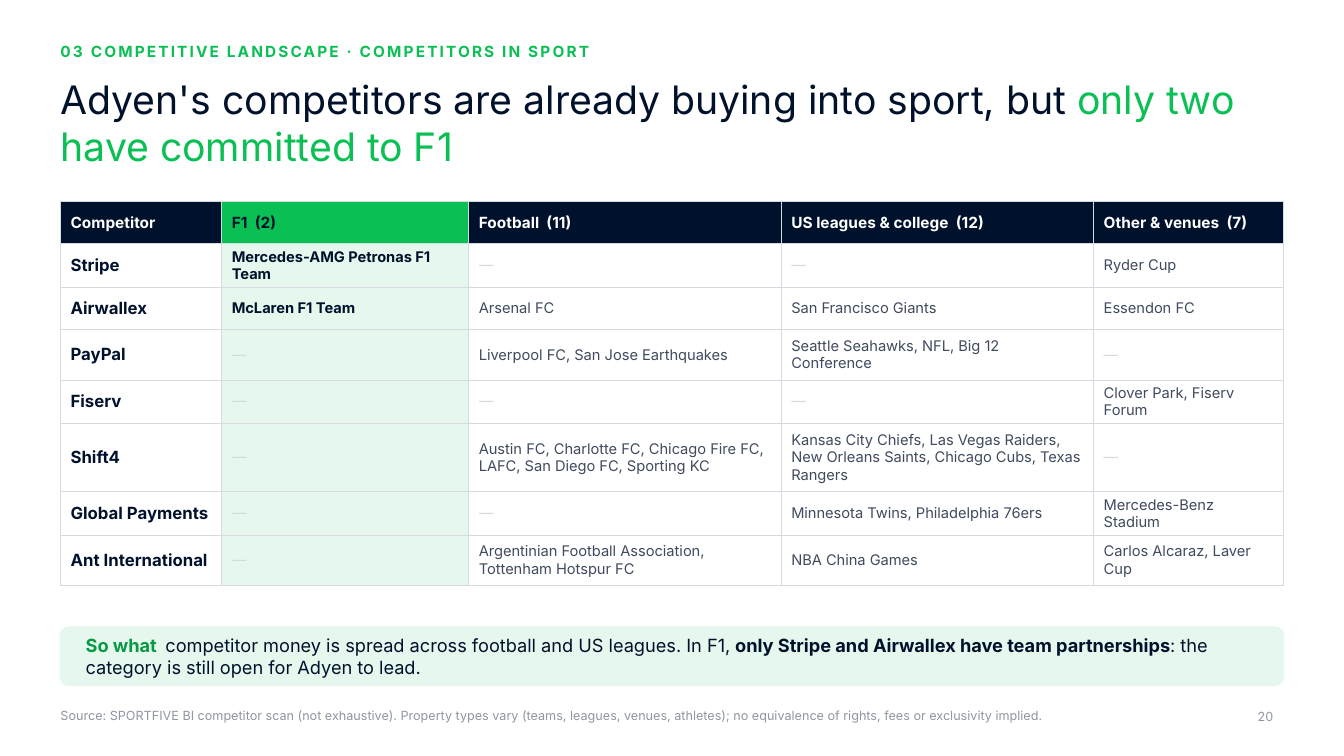
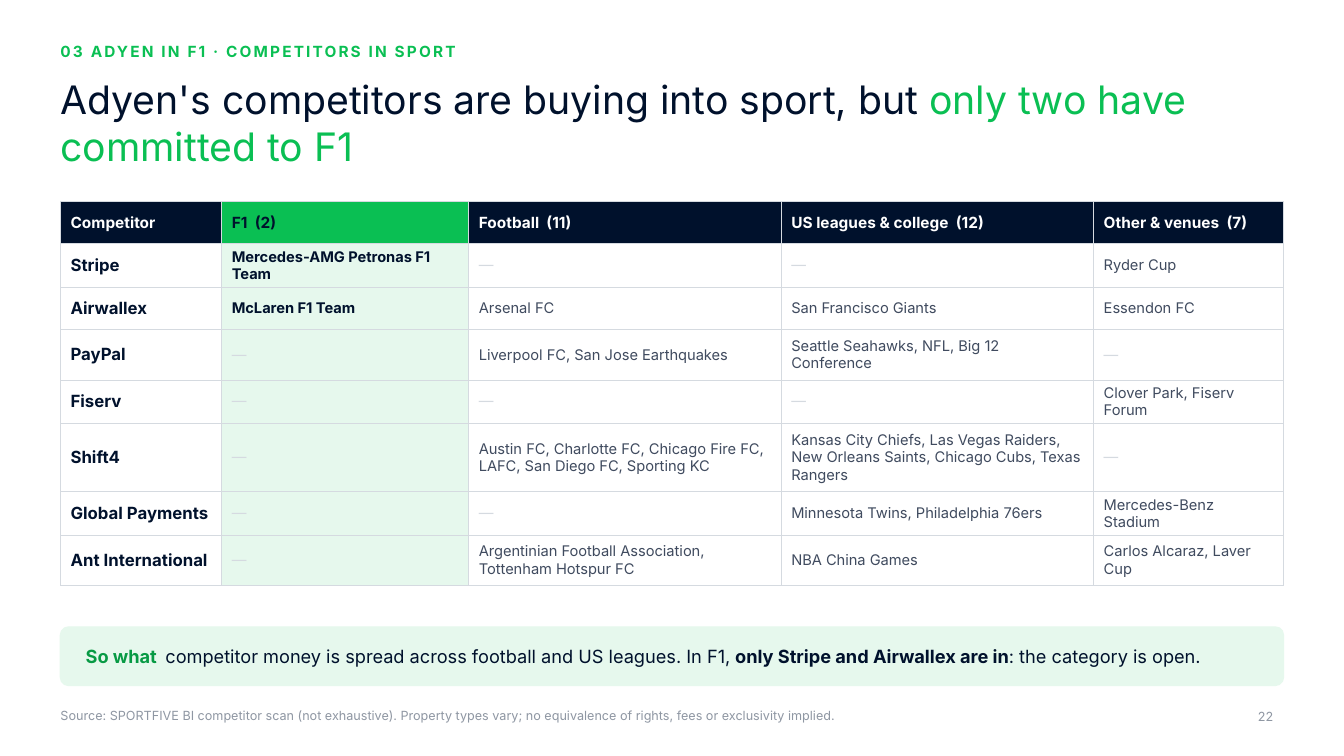
Before and after one commit to rahulgopalan42/rg42, a slide deck: slide 22 of adyen-f1-deck/Adyen x F1 - Chairman deck.pptx (slide 20 before the commit). Drawn at 1344x756 pixels with LibreOffice and Linux fonts; fonts in the diff are those of the drawing; background and template pictures are left out. Boxes give left, top, right and bottom in pixels: in the first picture for what was removed or moved away, otherwise in the second. Text is boxed around its words. In the diff, an @@ line names an element or a change of style, - is before the commit and + after.

```diff
--- a/adyen-f1-deck/Adyen x F1 - Chairman deck.pptx
+++ b/adyen-f1-deck/Adyen x F1 - Chairman deck.pptx
@@ text at (60, 45, 520, 57): text changed @@
-03 COMPETITIVE LANDSCAPE · COMPETITORS IN SPORT
+03 ADYEN IN F1 · COMPETITORS IN SPORT
@@ title at (60, 84, 1187, 162): text changed @@
-Adyen's competitors are already buying into sport, but only two have committed to F1
+Adyen's competitors are buying into sport, but only two have committed to F1
@@ text at (86, 649, 1201, 667): text changed @@
-So what competitor money is spread across football and US leagues. In F1, only Stripe and Airwallex have team partnerships: the category is still open for Adyen to lead.
+So what competitor money is spread across football and US leagues. In F1, only Stripe and Airwallex are in: the category is open.
@@ text at (60, 710, 835, 723): text changed @@
-Source: SPORTFIVE BI competitor scan (not exhaustive). Property types vary (teams, leagues, venues, athletes); no equivalence of rights, fees or exclusivity implied.
+Source: SPORTFIVE BI competitor scan (not exhaustive). Property types vary; no equivalence of rights, fees or exclusivity implied.
@@ page number at (1258, 712, 1273, 721): text changed @@
-20
+22
```
Also in this commit, not shown: 32 other slides changed, 7 slides added, 7 slides removed, 24 other files.
